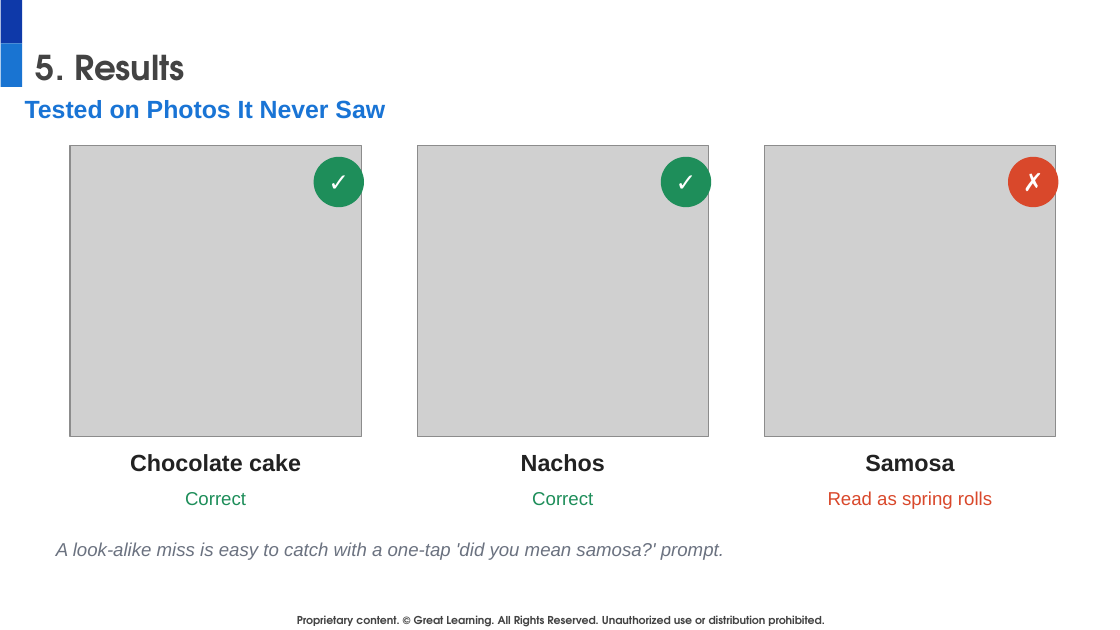
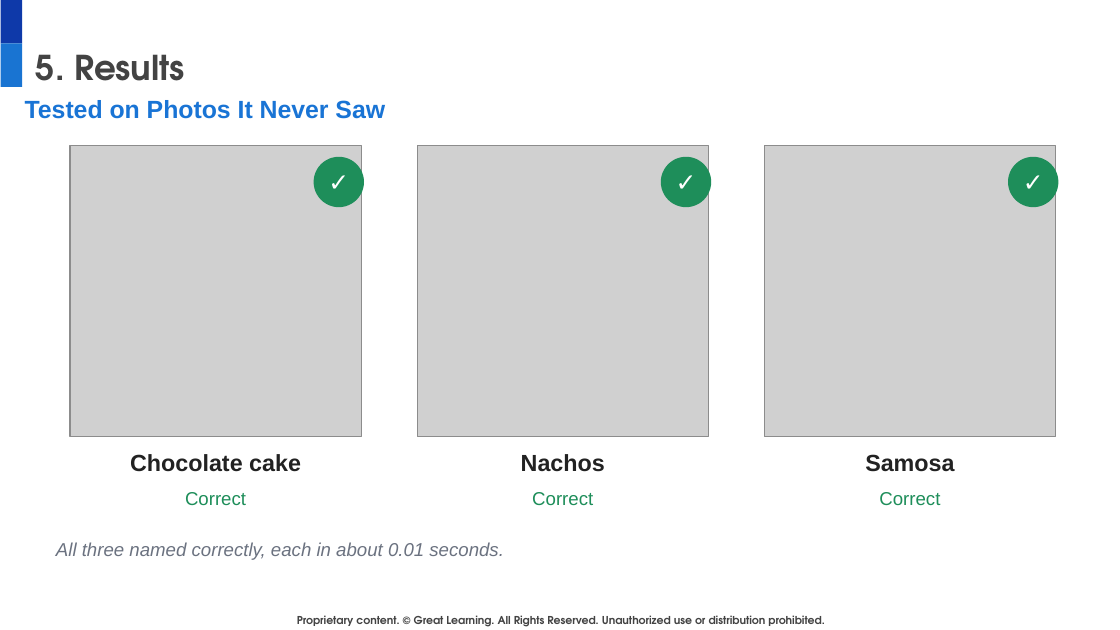
Before and after one commit to DatariusAI/nutriscan-food-detection, a slide deck: slide 12 of docs/NutriScan_Final_Presentation.pptx. Drawn at 1120x630 pixels with LibreOffice and Linux fonts; fonts in the diff are those of the drawing; grey boxes stand for pictures; background and template pictures are left out. Boxes give left, top, right and bottom in pixels: in the first picture for what was removed or moved away, otherwise in the second. Text is boxed around its words. In the diff, an @@ line names an element or a change of style, - is before the commit and + after.

```diff
--- a/docs/NutriScan_Final_Presentation.pptx
+++ b/docs/NutriScan_Final_Presentation.pptx
@@ text in ellipse at [1008,157,1058,207]: text changed @@
-✗
+✓
@@ ellipse "✓" at [1008,157,1058,207]: fill #D9482B to #1E8E5A @@
@@ text at [879,492,940,505]: text changed; text colour #D9482B to #1E8E5A @@
-Read as spring rolls
+Correct
@@ text at [56,542,503,560]: text changed @@
-A look-alike miss is easy to catch with a one-tap 'did you mean samosa?' prompt.
+All three named correctly, each in about 0.01 seconds.
```
